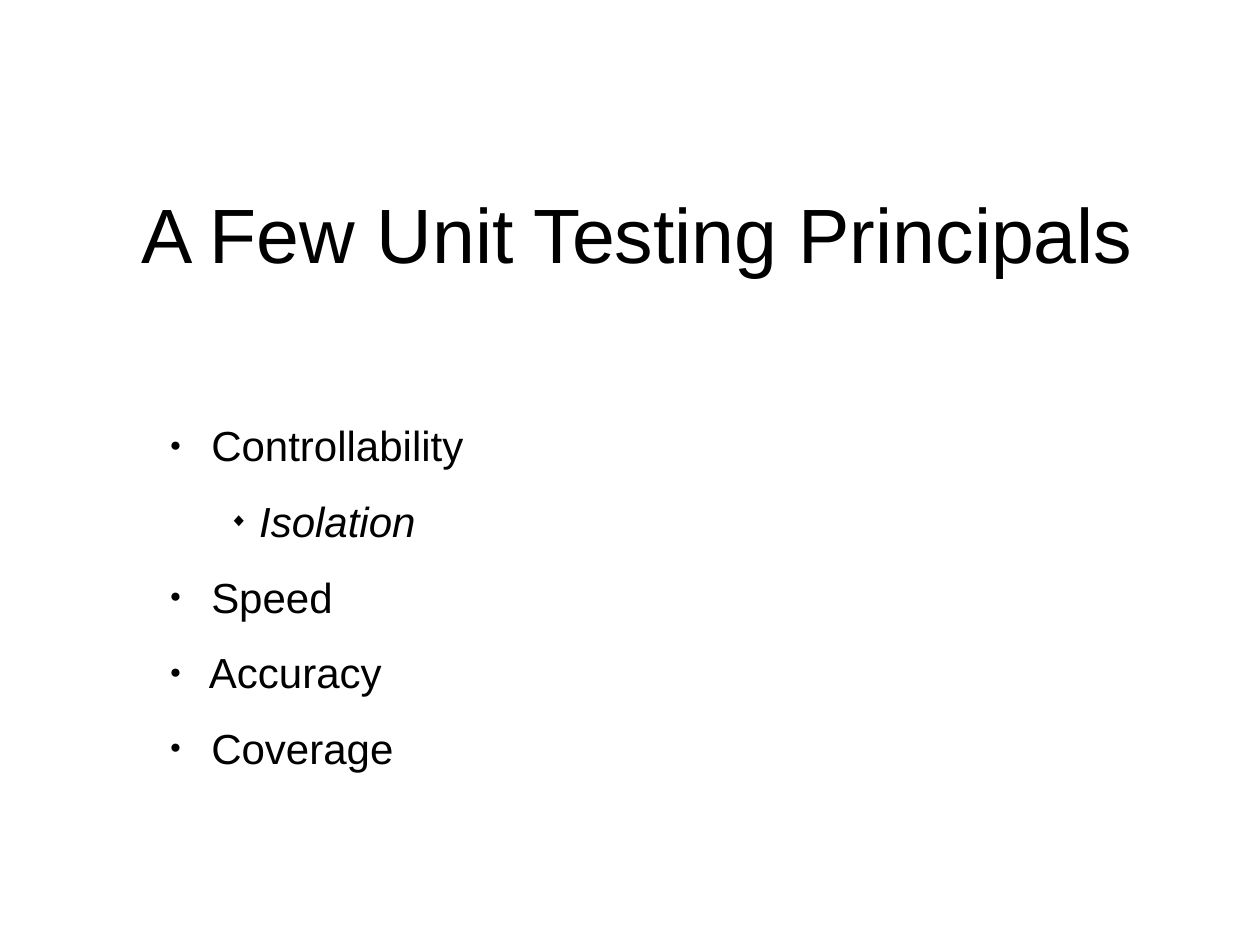
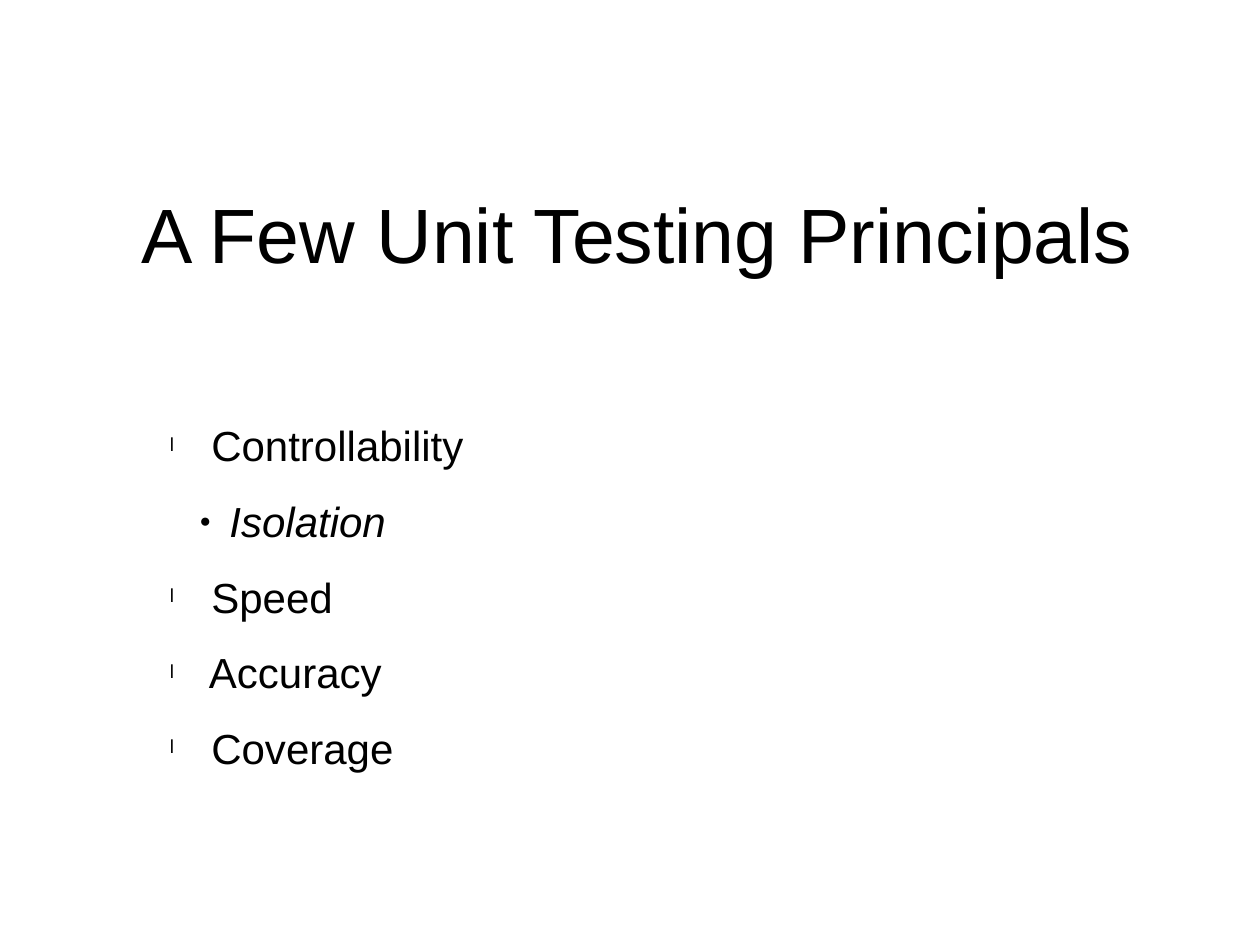
Before and after one commit to virtix/swe-795, a slide deck: slide 10 of doc/Test Doubles and Dependency Design.pptx (slide 11 before the commit). Drawn at 1260x945 pixels with LibreOffice and Linux fonts; fonts in the diff are those of the drawing. Boxes give left, top, right and bottom in pixels: in the first picture for what was removed or moved away, otherwise in the second. Text is boxed around its words. In the diff, an @@ line names an element or a change of style, - is before the commit and + after.

```diff
--- a/doc/Test Doubles and Dependency Design.pptx
+++ b/doc/Test Doubles and Dependency Design.pptx
@@ text "Controllability" at bbox=[209, 430, 463, 772]: bullet ● to l; bullet ◆ to ●; list level 3 to 2 in "Isolation" @@
```
Also in this commit, not shown: 8 other slides changed, 1 slide added, 2 slides removed, 11 other files.
